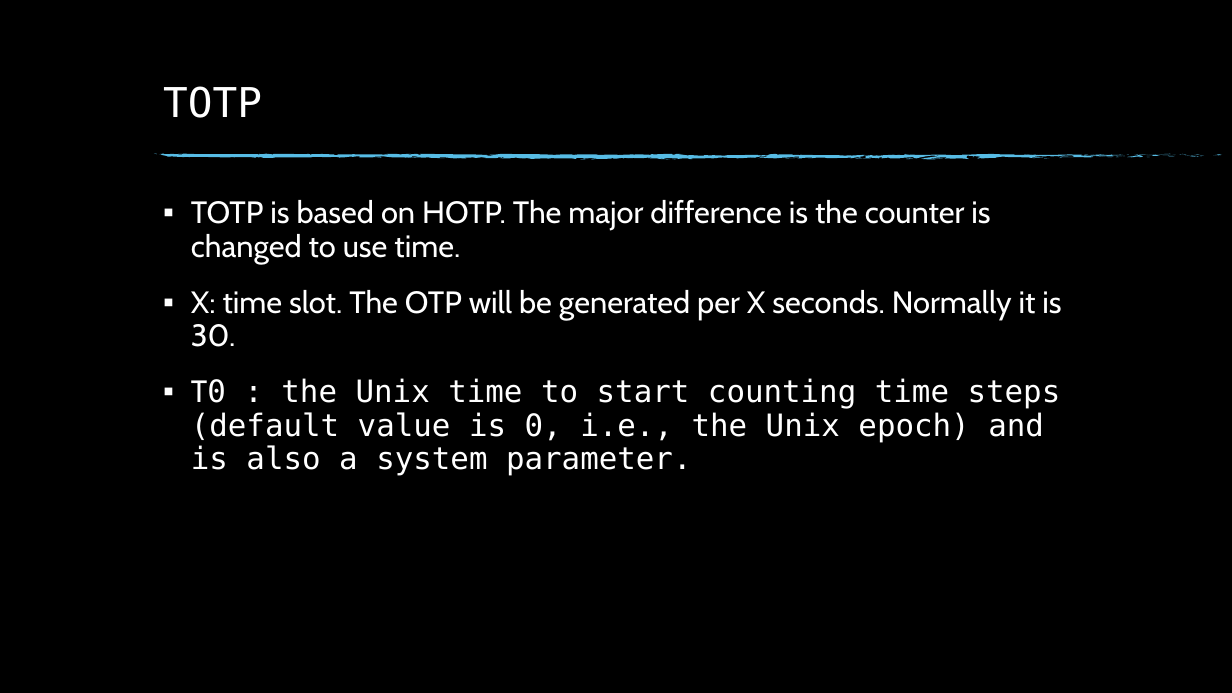
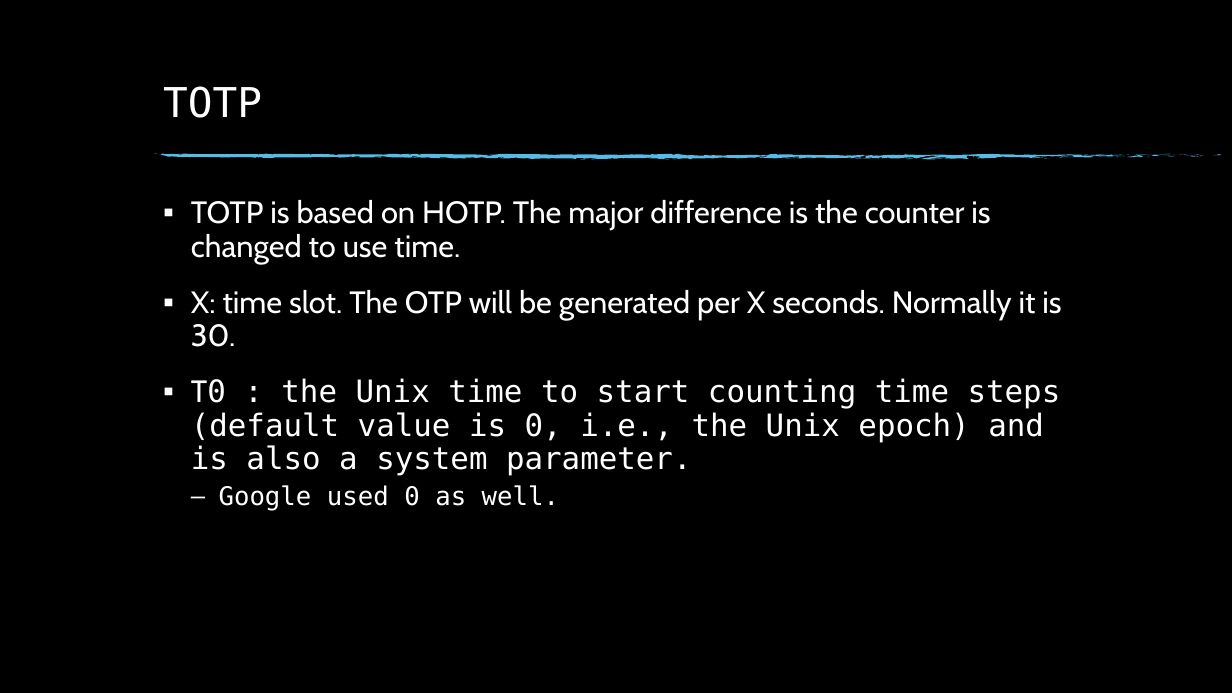
Before and after one commit to BlackUmbrella/alien, a slide deck: slide 10 of Google Authenticator.pptx (slide 8 before the commit). Drawn at 1232x693 pixels with LibreOffice and Linux fonts; fonts in the diff are those of the drawing; background and template pictures are left out. Boxes give left, top, right and bottom in pixels: in the first picture for what was removed or moved away, otherwise in the second. Text is boxed around its words. In the diff, an @@ line names an element or a change of style, - is before the commit and + after.

```diff
--- a/Google Authenticator.pptx
+++ b/Google Authenticator.pptx
@@ text at bbox=[219, 485, 559, 511]: paragraph added @@
+  – Google used 0 as well.
```
Also in this commit, not shown: 3 other slides changed, 3 slides added.
